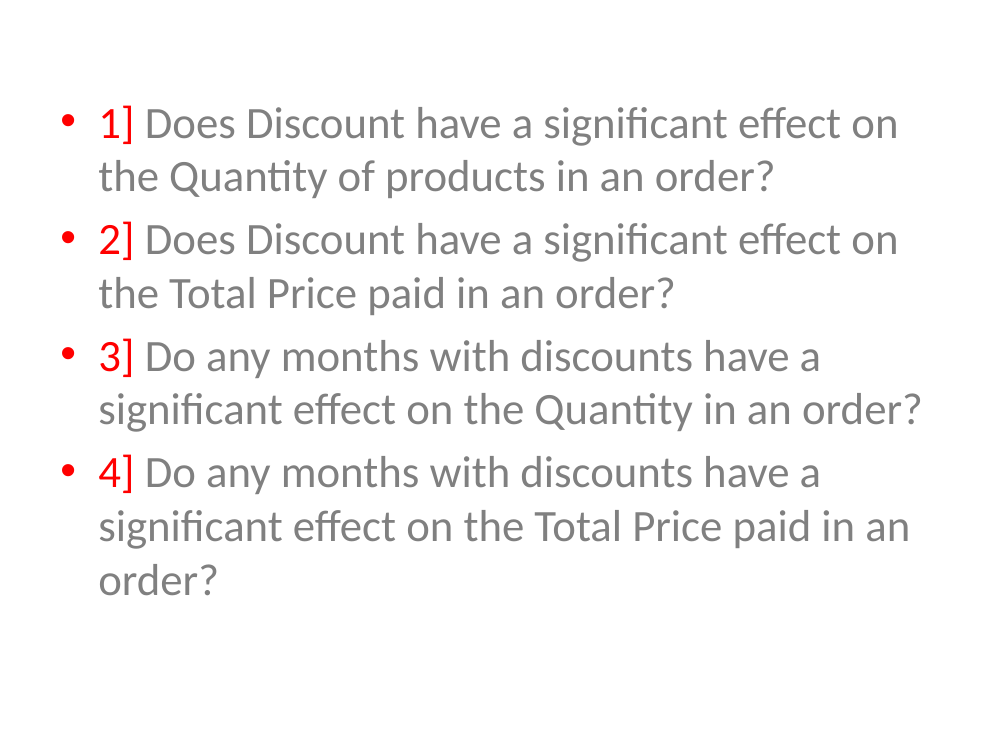
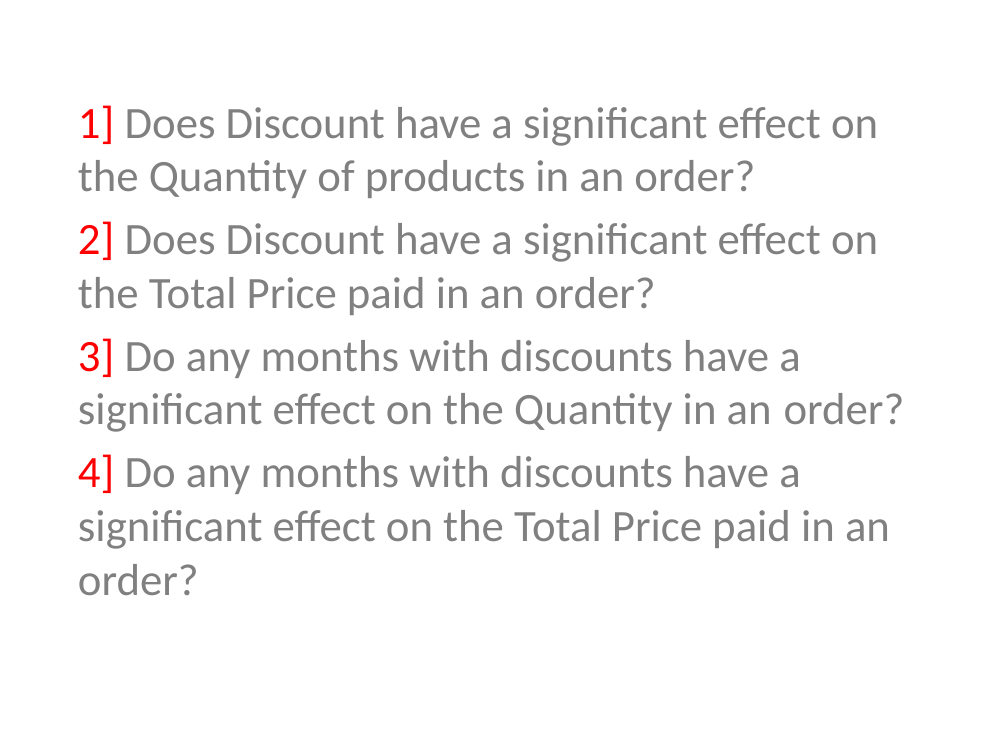
Before and after one commit to Sue-Mir/Module2_Project_Hypothesis_Testing, a slide deck: slide 2 of Project2_HypothesisTesting_NonTechnicalPresentation.pptx. Drawn at 1008x756 pixels with LibreOffice and Linux fonts; fonts in the diff are those of the drawing. Boxes give left, top, right and bottom in pixels: in the first picture for what was removed or moved away, otherwise in the second. Text is boxed around its words. In the diff, an @@ line names an element or a change of style, - is before the commit and + after.

```diff
--- a/Project2_HypothesisTesting_NonTechnicalPresentation.pptx
+++ b/Project2_HypothesisTesting_NonTechnicalPresentation.pptx
@@ text "1] Does Discount have a ...": place and size @@
-text "1] Does Discount have a ..." at <box>98,105,923,595</box>
+text "1] Does Discount have a ..." at <box>78,105,905,595</box>
@@ text "1] Does Discount have a ..." at <box>78,105,905,595</box>: bullet • to none @@
```
Also in this commit, not shown: 8 other slides changed, 2 slides added, 2 slides removed.
